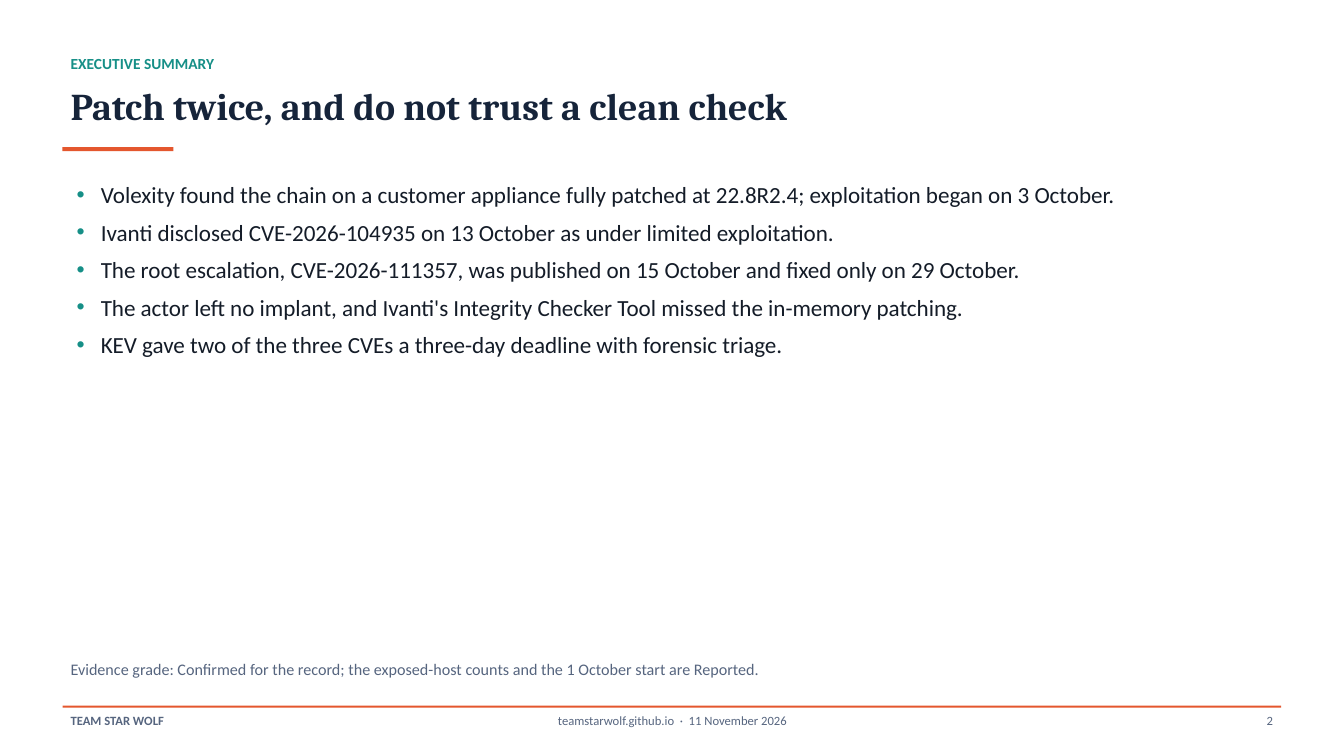
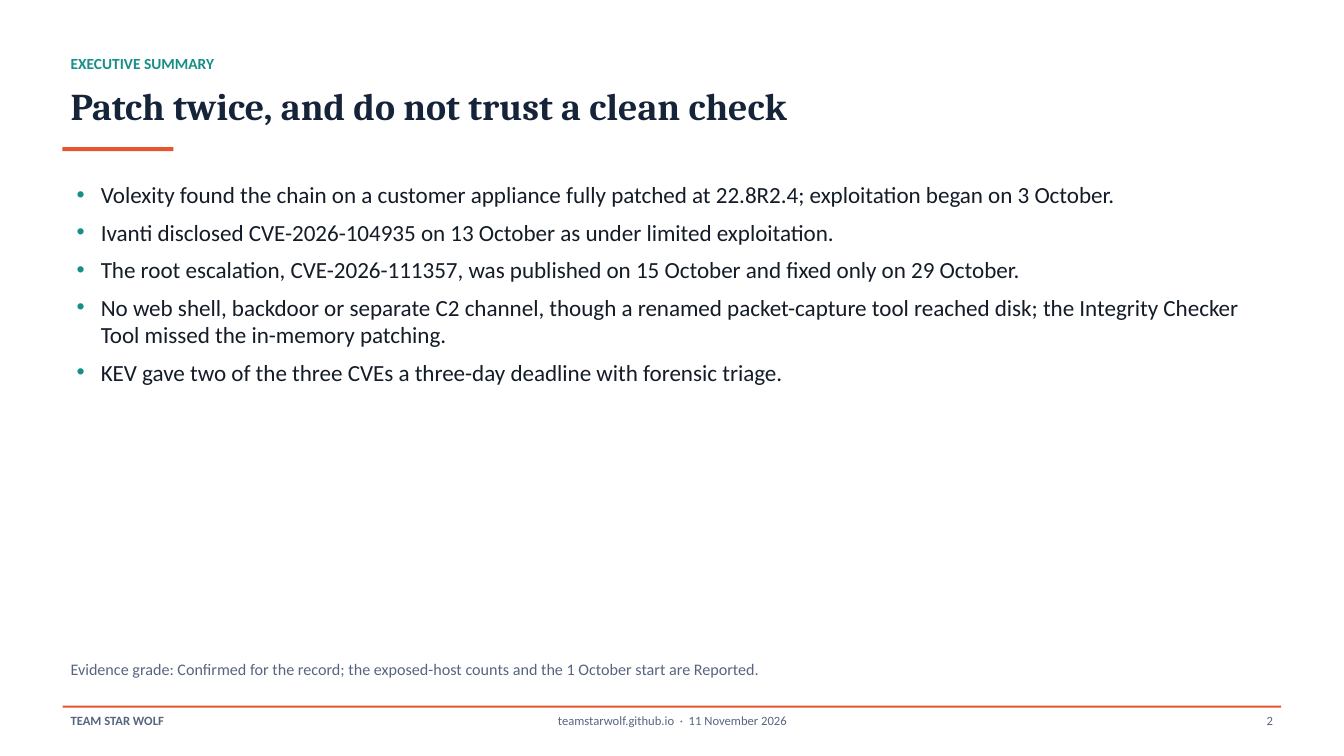
Before and after one commit to TeamStarWolf/TeamStarWolf, a slide deck: slide 2 of case-studies/slides/Ivanti_Connect_Secure_2026_Case_Study.pptx. Drawn at 1344x756 pixels with LibreOffice and Linux fonts; fonts in the diff are those of the drawing. Boxes give left, top, right and bottom in pixels: in the first picture for what was removed or moved away, otherwise in the second. Text is boxed around its words. In the diff, an @@ line names an element or a change of style, - is before the commit and + after.

```diff
--- a/case-studies/slides/Ivanti_Connect_Secure_2026_Case_Study.pptx
+++ b/case-studies/slides/Ivanti_Connect_Secure_2026_Case_Study.pptx
@@ text at [101,300,1238,347]: text changed @@
-• The actor left no implant, and Ivanti's Integrity Checker Tool missed the in-memory patching.
+• No web shell, backdoor or separate C2 channel, though a renamed packet-capture tool reached disk; the Integrity Checker Tool missed the in-memory patching.
```
Also in this commit, not shown: 4 other slides changed, 7 other files.
